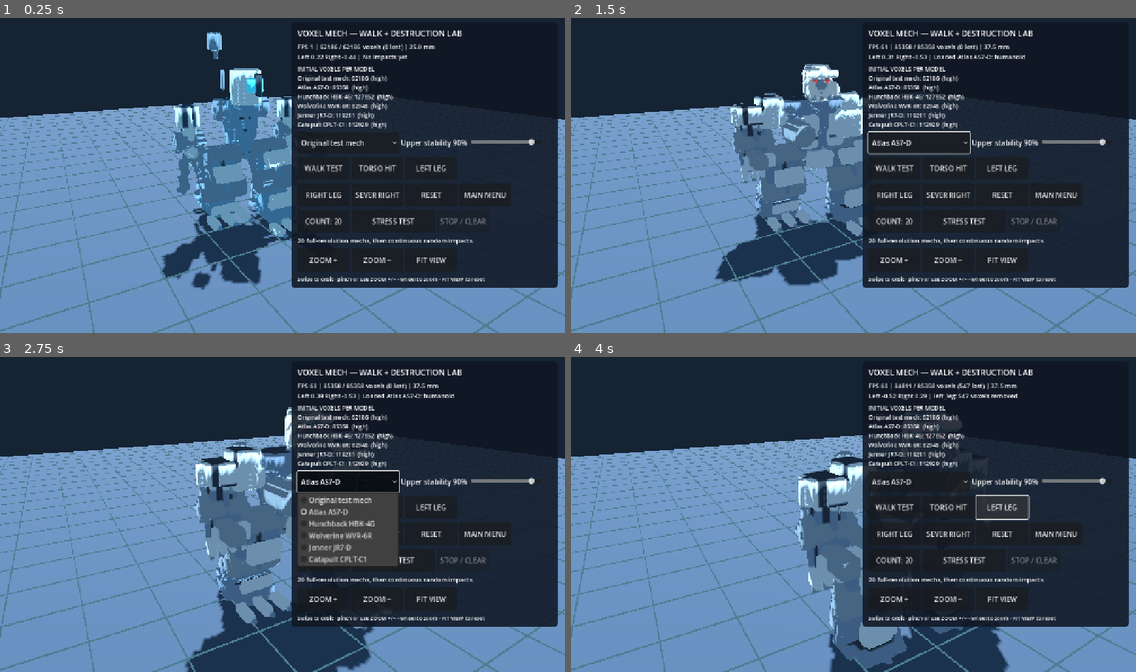
Above: before the commit, frames 1-4 (two rows, left to right).
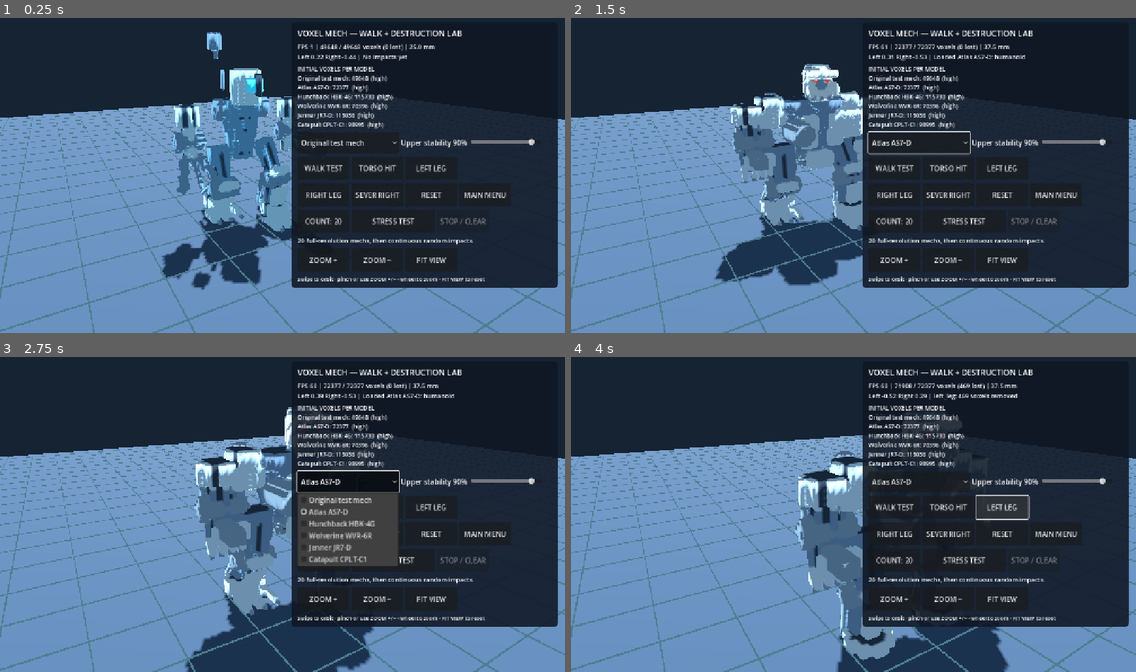
Above: after the commit, the same moments.

Repository: drag0nblad3/BtechMobile
Game: Godot game, scene res://scenes/voxel_mech_lab.tscn
Same seed, same stepped clock (60 frames per second), same inputs: the game is played once before the commit and once after it. This scene is started directly instead of the project's main scene.
Inputs:
- Up to frame 1 (0.25 s): no input
- Up to frame 2 (1.5 s): click "Original test mech" at 0.5 s; click "WALK TEST" at 1.25 s
- Up to frame 3 (2.75 s): click "Atlas AS7-D" at 2 s
- Up to frame 4 (4 s): click "TORSO HIT" at 2.75 s; click "LEFT LEG" at 3.5 s

The runs differ from the first frame. In frame 1, 2.7% of the frame differs, in the area x 33-69%, y 8-74%; in frame 2, 2.4%; in frame 3, 2.1%; in frame 4, 2.0%.

Commit message:
Remove previous three sculpt pipelines from all legs, preserving existing hinge hierarchy and gait solvers

Diff:
--- a/src/view/units/voxel_mech_rig.gd
+++ b/src/view/units/voxel_mech_rig.gd
@@ -29,15 +29,7 @@
 	frame.add_child(hip)
 	rig["hips"].append(hip)
 	var thigh := _new_part(hip, key, profile, detail, meshes)
-	if jenner:
-		VoxelJennerArt.thigh(thigh)
-	else:
-		thigh.armor_box(Vector3i(-3, -9, -3), Vector3i(3, -1, 3), 0, 1)
-		thigh.fill_box(Vector3i(-4, -3, -4), Vector3i(4, -1, 4), 4)
-	if not jenner:
-		VoxelRosterSculpt.leg(thigh, str(profile.get("shape", "prototype")), "thigh")
-	VoxelAnatomyV2.leg(thigh, str(profile.get("shape", "prototype")), "thigh")
-	VoxelSilhouetteV3.leg(thigh, str(profile.get("shape", "prototype")), "thigh")
+	VoxelReferenceV4.leg(thigh, str(profile.get("shape", "prototype")), "thigh")
 	thigh.seal(-3)
 	rig["parts"][key] = thigh
 	rig["sockets"][key] = hip
@@ -47,15 +39,7 @@
 	hip.add_child(knee)
 	rig["knees"].append(knee)
 	var shin := _new_part(knee, key + "_shin", profile, detail, meshes)
-	if jenner:
-		VoxelJennerArt.shin(shin)
-	else:
-		shin.armor_box(Vector3i(-3, -9, -3), Vector3i(3, -1, 3), 0, 1)
-		shin.fill_box(Vector3i(-4, -2, -4), Vector3i(4, 0, 4), 4)
-	if not jenner:
-		VoxelRosterSculpt.leg(shin, str(profile.get("shape", "prototype")), "shin")
-	VoxelAnatomyV2.leg(shin, str(profile.get("shape", "prototype")), "shin")
-	VoxelSilhouetteV3.leg(shin, str(profile.get("shape", "prototype")), "shin")
+	VoxelReferenceV4.leg(shin, str(profile.get("shape", "prototype")), "shin")
 	shin.seal()
 	rig["parts"][key + "_shin"] = shin
 	rig["sockets"][key + "_shin"] = knee
@@ -68,11 +52,9 @@
 		rig["hocks"].append(hock)
 		var meta := _new_part(hock, key + "_metatarsal", profile,
 				detail, meshes)
-		if jenner:
-			VoxelJennerArt.metatarsal(meta)
-			meta.seal()
-		else:
-			VoxelMechArt.metatarsal(meta)
+		VoxelReferenceV4.leg(meta, str(profile.get("shape", "catapult")),
+				"metatarsal")
+		meta.seal()
 		rig["parts"][key + "_metatarsal"] = meta
 		rig["sockets"][key + "_metatarsal"] = hock
 		end_pivot = hock
@@ -85,15 +67,7 @@
 	end_pivot.add_child(ankle)
 	rig["ankles"].append(ankle)
 	var foot := _new_part(ankle, key + "_foot", profile, detail, meshes)
-	if jenner:
-		VoxelJennerArt.foot(foot)
-	else:
-		foot.armor_box(Vector3i(-4, -2, -10 if digi else -9),
-				Vector3i(4, 1, 4), 4, 1)
-	if not jenner:
-		VoxelRosterSculpt.leg(foot, str(profile.get("shape", "prototype")), "foot")
-	VoxelAnatomyV2.leg(foot, str(profile.get("shape", "prototype")), "foot")
-	VoxelSilhouetteV3.leg(foot, str(profile.get("shape", "prototype")), "foot")
+	VoxelReferenceV4.leg(foot, str(profile.get("shape", "prototype")), "foot")
 	foot.seal()
 	rig["parts"][key + "_foot"] = foot
 
@@ -125,7 +99,7 @@
 	# distinctive high-detail regions (Atlas hull, Catapult missile pods).
 	var part_detail: Dictionary = profile.get("voxel_part_detail", {})
 	part.detail_scale = clampi(int(part_detail.get(part_name, detail)), 1, 3)
-	part.detail_style = str(profile.get("shape", ""))
+	part.detail_style = "v4_" + str(profile.get("shape", "prototype"))
 	part.mesh_enabled = meshes
 	part.surface_mode = "nets" if meshes else "cube"
 	part.visual_palette = VoxelSilhouetteV3.palette(str(profile.get("shape", "prototype")))
